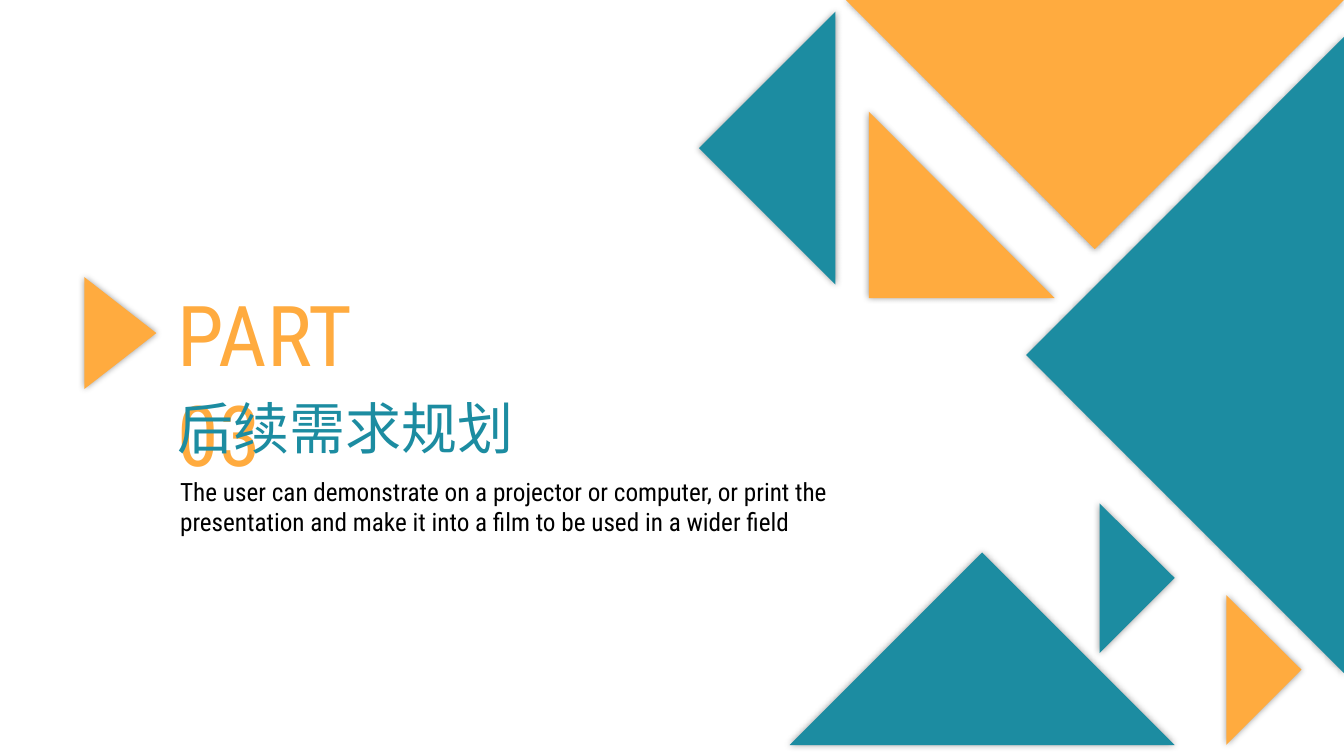
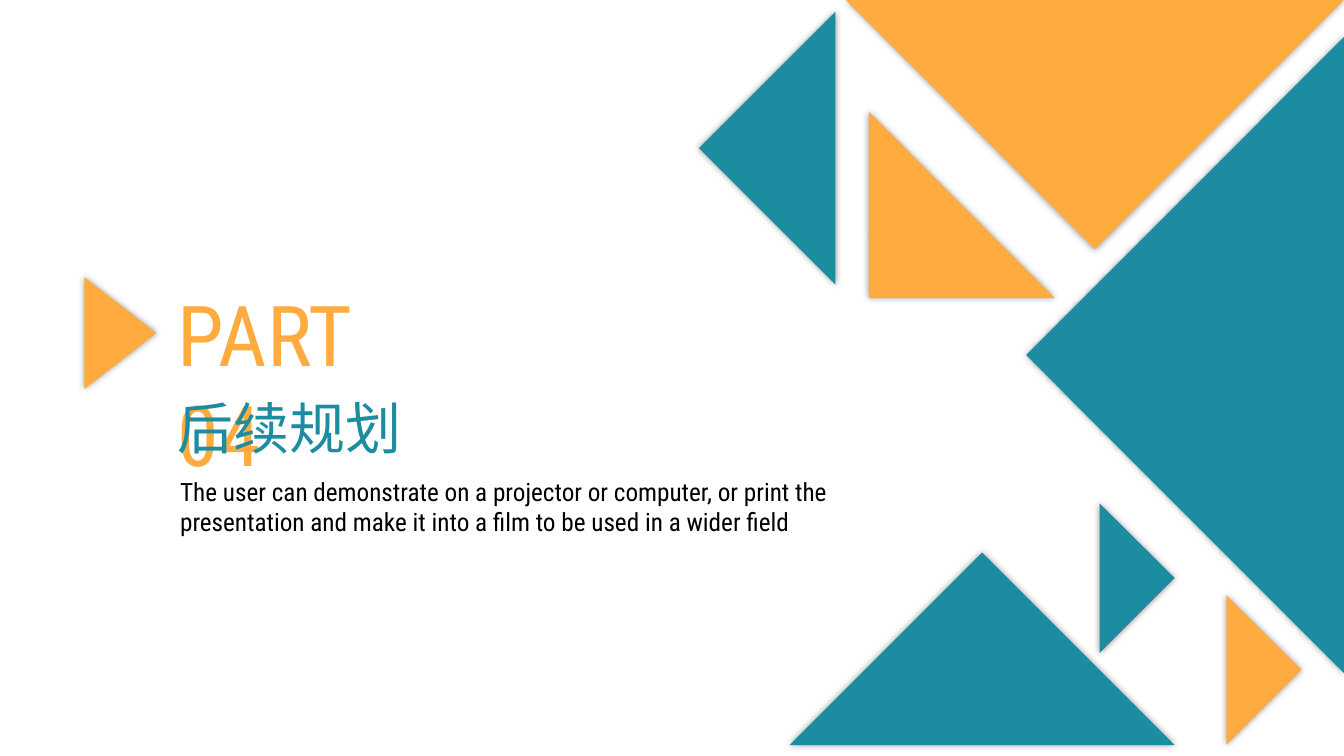
Before and after one commit to yy207/myshop, a slide deck: slide 10 of MyShop/files/线上商店(乐购网)演示文档.pptx (slide 9 before the commit). Drawn at 1344x756 pixels with LibreOffice and Linux fonts; fonts in the diff are those of the drawing. Boxes give left, top, right and bottom in pixels: in the first picture for what was removed or moved away, otherwise in the second. Text is boxed around its words. In the diff, an @@ line names an element or a change of style, - is before the commit and + after.

```diff
--- a/MyShop/files/线上商店(乐购网)演示文档.pptx
+++ b/MyShop/files/线上商店(乐购网)演示文档.pptx
@@ text at <box>178,306,352,487</box>: text changed @@
-PART 03
+PART 04
@@ text at <box>178,402,402,464</box>: text changed @@
-后续需求规划
+后续规划
```
Also in this commit, not shown: 4 other slides changed, 1 slide added.
